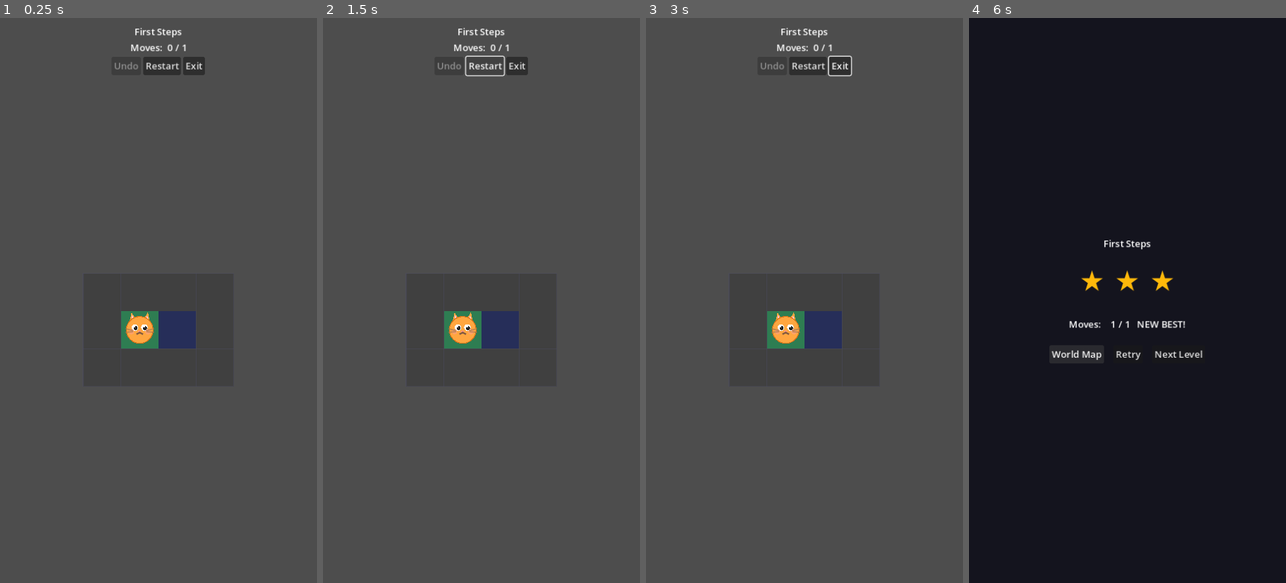
Above: before the commit, frames 1-4 (left to right).
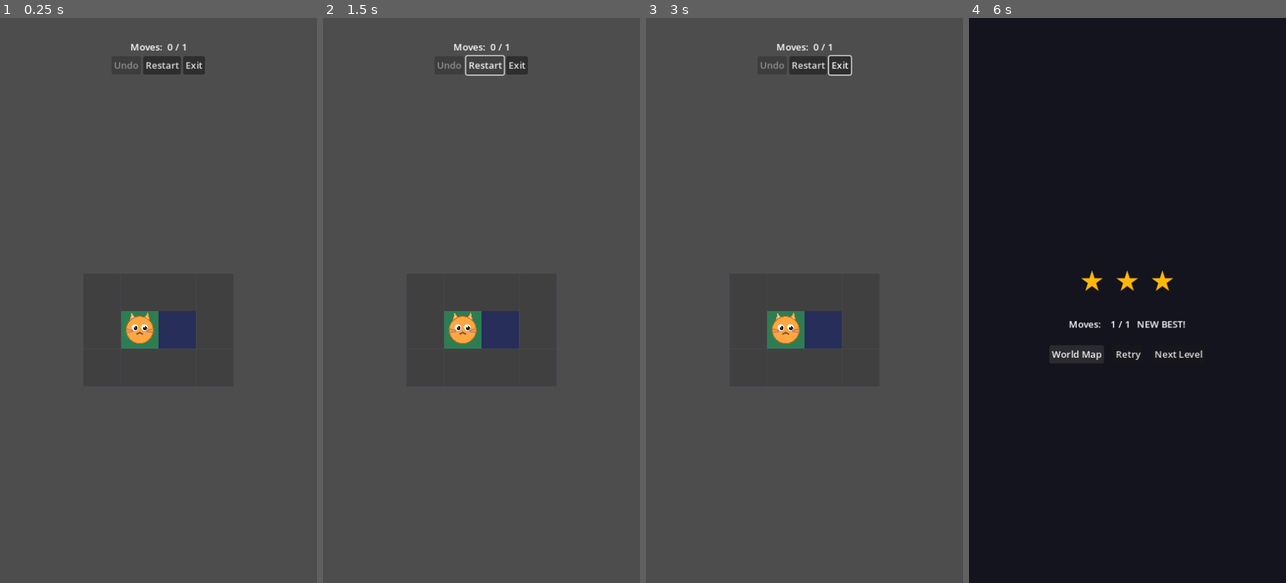
Above: after the commit, the same moments.

Repository: gracetyy/nekodash
Game: Godot game, scene res://scenes/gameplay/gameplay.tscn
The game is run twice, just before and just after one commit, with the same random seed, the same clock (stepped at 60 frames per second) and the same inputs.
Inputs (mouse positions are in pixels of both pictures, inside the frame that each line leads up to):
- Up to frame 1 (0.25 s): no input
- Up to frame 2 (1.5 s): click "Restart" at 0.5 s; click "Restart" at 1.25 s
- Up to frame 3 (3 s): click "Restart" at 2 s; tap Enter at 2.75 s; move the mouse to (874, 272) at 2.77 s; hold Right (ui_right) from 2.78 s (still down); tap R at 2.85 s; click (874, 272) at 2.92 s
- Up to frame 4 (6 s): tap Space at 3.02, 4.25, 5.75 s; release Right (ui_right) at 3.5 s; click "1 ☆☆☆" at 3.5 s; drag from (1064, 328) to (1111, 413) at 4.27 s; tap Enter at 5 s; move the mouse to (1159, 176) at 5.02 s; hold Right (ui_right) 5.03-5.75 s; tap 2 at 5.1 s; drag from (1111, 413) to (1032, 215) at 5.77 s

The runs differ from the first frame. In frame 1, 0.3% of the frame differs, in the area x 36-65%, y 1-11%; in frame 2, 0.4%; in frame 3, 0.4%; in frame 4, 0.1%.

Commit message:
feat: S4-10 LevelDataRedesign

Diff:
--- a/data/level_catalogue.tres
+++ b/data/level_catalogue.tres
@@ -1,13 +1,16 @@
-[gd_resource type="Resource" script_class="LevelCatalogue" load_steps=8 format=3]
+[gd_resource type="Resource" script_class="LevelCatalogue" load_steps=11 format=3 uid="uid://c24k85an56w4c"]
 
 [ext_resource type="Script" path="res://src/core/level_catalogue.gd" id="1"]
+[ext_resource type="Script" path="res://src/core/level_data.gd" id="1_j0u34"]
 [ext_resource type="Resource" path="res://data/levels/world1/w1_l1.tres" id="2"]
 [ext_resource type="Resource" path="res://data/levels/world1/w1_l2.tres" id="3"]
 [ext_resource type="Resource" path="res://data/levels/world1/w1_l3.tres" id="4"]
-[ext_resource type="Resource" path="res://data/levels/world1/w1_l4.tres" id="5"]
-[ext_resource type="Resource" path="res://data/levels/world1/w1_l5.tres" id="6"]
-[ext_resource type="Resource" path="res://data/levels/world1/w1_l6.tres" id="7"]
+[ext_resource type="Resource" uid="uid://icvhd46j20kb" path="res://data/levels/world1/w1_l4.tres" id="5"]
+[ext_resource type="Resource" uid="uid://dbljlmygffgio" path="res://data/levels/world1/w1_l5.tres" id="6"]
+[ext_resource type="Resource" uid="uid://cdakspfht8l06" path="res://data/levels/world1/w1_l6.tres" id="7"]
+[ext_resource type="Resource" path="res://data/levels/world1/w1_l7.tres" id="8"]
+[ext_resource type="Resource" path="res://data/levels/world1/w1_l8.tres" id="9"]
 
 [resource]
 script = ExtResource("1")
-levels = [ExtResource("2"), ExtResource("3"), ExtResource("4"), ExtResource("5"), ExtResource("6"), ExtResource("7")]
+levels = Array[ExtResource("1_j0u34")]([ExtResource("2"), ExtResource("3"), ExtResource("4"), ExtResource("5"), ExtResource("6"), ExtResource("7"), ExtResource("8"), ExtResource("9")])
--- a/data/levels/world1/w1_l1.tres
+++ b/data/levels/world1/w1_l1.tres
@@ -1,4 +1,4 @@
-[gd_resource type="Resource" script_class="LevelData" load_steps=2 format=3]
+[gd_resource type="Resource" script_class="LevelData" load_steps=2 format=3 uid="uid://c6yste2o24iic"]
 
 [ext_resource type="Script" path="res://src/core/level_data.gd" id="1"]
 
@@ -7,7 +7,7 @@
 level_id = "w1_l1"
 world_id = 1
 level_index = 1
-display_name = "First Steps"
+display_name = ""
 grid_width = 4
 grid_height = 3
 walkability_tiles = PackedInt32Array(1, 1, 1, 1, 1, 0, 0, 1, 1, 1, 1, 1)
--- a/data/levels/world1/w1_l2.tres
+++ b/data/levels/world1/w1_l2.tres
@@ -1,4 +1,4 @@
-[gd_resource type="Resource" script_class="LevelData" load_steps=2 format=3]
+[gd_resource type="Resource" script_class="LevelData" load_steps=2 format=3 uid="uid://c2lp1fqyfjo6d"]
 
 [ext_resource type="Script" path="res://src/core/level_data.gd" id="1"]
 
@@ -7,7 +7,7 @@
 level_id = "w1_l2"
 world_id = 1
 level_index = 2
-display_name = "Turn the Corner"
+display_name = ""
 grid_width = 4
 grid_height = 4
 walkability_tiles = PackedInt32Array(1, 1, 1, 1, 1, 0, 0, 1, 1, 0, 0, 1, 1, 1, 1, 1)
--- a/data/levels/world1/w1_l3.tres
+++ b/data/levels/world1/w1_l3.tres
@@ -1,4 +1,4 @@
-[gd_resource type="Resource" script_class="LevelData" load_steps=2 format=3]
+[gd_resource type="Resource" script_class="LevelData" load_steps=2 format=3 uid="uid://cx7x6n0egl2bi"]
 
 [ext_resource type="Script" path="res://src/core/level_data.gd" id="1"]
 
@@ -7,7 +7,7 @@
 level_id = "w1_l3"
 world_id = 1
 level_index = 3
-display_name = "Central Wall"
+display_name = ""
 grid_width = 5
 grid_height = 5
 walkability_tiles = PackedInt32Array(1, 1, 1, 1, 1, 1, 0, 0, 0, 1, 1, 0, 1, 0, 1, 1, 0, 0, 0, 1, 1, 1, 1, 1, 1)
--- a/data/levels/world1/w1_l4.tres
+++ b/data/levels/world1/w1_l4.tres
@@ -7,13 +7,13 @@
 level_id = "w1_l4"
 world_id = 1
 level_index = 4
-display_name = "Side Step"
+display_name = ""
 grid_width = 6
-grid_height = 4
-walkability_tiles = PackedInt32Array(1, 1, 1, 1, 1, 1, 1, 0, 0, 0, 0, 1, 1, 0, 0, 1, 0, 1, 1, 1, 1, 1, 1, 1)
-obstacle_tiles = PackedInt32Array(0, 0, 0, 0, 0, 0, 0, 0, 0, 0, 0, 0, 0, 0, 0, 1, 0, 0, 0, 0, 0, 0, 0, 0)
+grid_height = 6
+walkability_tiles = PackedInt32Array(1, 1, 1, 1, 1, 1, 1, 0, 0, 0, 1, 1, 1, 0, 0, 0, 0, 1, 1, 0, 0, 0, 0, 1, 1, 1, 0, 0, 0, 1, 1, 1, 1, 1, 1, 1)
+obstacle_tiles = PackedInt32Array(0, 0, 0, 0, 0, 0, 0, 0, 0, 0, 1, 0, 0, 0, 0, 0, 0, 0, 0, 0, 0, 0, 0, 0, 0, 1, 0, 0, 0, 0, 0, 0, 0, 0, 0, 0)
 cat_start = Vector2i(1, 1)
-minimum_moves = 5
-star_3_moves = 6
-star_2_moves = 7
-star_1_moves = 10
+minimum_moves = 8
+star_3_moves = 9
+star_2_moves = 11
+star_1_moves = 16
--- a/data/levels/world1/w1_l5.tres
+++ b/data/levels/world1/w1_l5.tres
@@ -7,13 +7,13 @@
 level_id = "w1_l5"
 world_id = 1
 level_index = 5
-display_name = "Double S"
-grid_width = 5
+display_name = ""
+grid_width = 6
 grid_height = 6
-walkability_tiles = PackedInt32Array(1, 1, 1, 1, 1, 1, 0, 0, 0, 1, 1, 0, 1, 0, 1, 1, 0, 0, 0, 1, 1, 0, 0, 1, 1, 1, 1, 1, 1, 1)
-obstacle_tiles = PackedInt32Array(0, 0, 0, 0, 0, 0, 0, 0, 0, 0, 0, 0, 1, 0, 0, 0, 0, 0, 0, 0, 0, 0, 0, 1, 0, 0, 0, 0, 0, 0)
+walkability_tiles = PackedInt32Array(1, 1, 1, 1, 1, 1, 1, 0, 0, 1, 0, 1, 1, 0, 0, 0, 0, 1, 1, 0, 0, 0, 0, 1, 1, 0, 1, 0, 0, 1, 1, 1, 1, 1, 1, 1)
+obstacle_tiles = PackedInt32Array(0, 0, 0, 0, 0, 0, 0, 0, 0, 1, 0, 0, 0, 0, 0, 0, 0, 0, 0, 0, 0, 0, 0, 0, 0, 0, 1, 0, 0, 0, 0, 0, 0, 0, 0, 0)
 cat_start = Vector2i(1, 1)
-minimum_moves = 6
-star_3_moves = 7
-star_2_moves = 9
-star_1_moves = 12
+minimum_moves = 9
+star_3_moves = 10
+star_2_moves = 12
+star_1_moves = 18
--- a/data/levels/world1/w1_l6.tres
+++ b/data/levels/world1/w1_l6.tres
@@ -7,13 +7,13 @@
 level_id = "w1_l6"
 world_id = 1
 level_index = 6
-display_name = "Three Turn"
+display_name = ""
 grid_width = 6
-grid_height = 5
-walkability_tiles = PackedInt32Array(1, 1, 1, 1, 1, 1, 1, 0, 0, 1, 0, 1, 1, 0, 0, 0, 0, 1, 1, 0, 1, 0, 0, 1, 1, 1, 1, 1, 1, 1)
-obstacle_tiles = PackedInt32Array(0, 0, 0, 0, 0, 0, 0, 0, 0, 1, 0, 0, 0, 0, 0, 0, 0, 0, 0, 0, 1, 0, 0, 0, 0, 0, 0, 0, 0, 0)
+grid_height = 6
+walkability_tiles = PackedInt32Array(1, 1, 1, 1, 1, 1, 1, 0, 0, 0, 1, 1, 1, 0, 0, 0, 0, 1, 1, 1, 0, 0, 0, 1, 1, 0, 0, 1, 0, 1, 1, 1, 1, 1, 1, 1)
+obstacle_tiles = PackedInt32Array(0, 0, 0, 0, 0, 0, 0, 0, 0, 0, 1, 0, 0, 0, 0, 0, 0, 0, 0, 1, 0, 0, 0, 0, 0, 0, 0, 1, 0, 0, 0, 0, 0, 0, 0, 0)
 cat_start = Vector2i(1, 1)
-minimum_moves = 8
-star_3_moves = 9
-star_2_moves = 11
-star_1_moves = 16
+minimum_moves = 11
+star_3_moves = 12
+star_2_moves = 15
+star_1_moves = 22
--- /dev/null
+++ b/data/levels/world1/w1_l7.tres
@@ -0,0 +1,19 @@
+[gd_resource type="Resource" script_class="LevelData" load_steps=2 format=3 uid="uid://k2imoh14onqg"]
+
+[ext_resource type="Script" path="res://src/core/level_data.gd" id="1"]
+
+[resource]
+script = ExtResource("1")
+level_id = "w1_l7"
+world_id = 1
+level_index = 7
+display_name = ""
+grid_width = 7
+grid_height = 7
+walkability_tiles = PackedInt32Array(1, 1, 1, 1, 1, 1, 1, 1, 0, 0, 0, 0, 0, 1, 1, 0, 0, 1, 0, 0, 1, 1, 0, 0, 0, 0, 0, 1, 1, 1, 0, 0, 0, 0, 1, 1, 0, 0, 0, 0, 1, 1, 1, 1, 1, 1, 1, 1, 1)
+obstacle_tiles = PackedInt32Array(0, 0, 0, 0, 0, 0, 0, 0, 0, 0, 0, 0, 0, 0, 0, 0, 0, 1, 0, 0, 0, 0, 0, 0, 0, 0, 0, 0, 0, 1, 0, 0, 0, 0, 0, 0, 0, 0, 0, 0, 1, 0, 0, 0, 0, 0, 0, 0, 0)
+cat_start = Vector2i(1, 1)
+minimum_moves = 11
+star_3_moves = 12
+star_2_moves = 15
+star_1_moves = 22
--- /dev/null
+++ b/data/levels/world1/w1_l8.tres
@@ -0,0 +1,19 @@
+[gd_resource type="Resource" script_class="LevelData" load_steps=2 format=3 uid="uid://ccmbqmsuyxiwy"]
+
+[ext_resource type="Script" path="res://src/core/level_data.gd" id="1"]
+
+[resource]
+script = ExtResource("1")
+level_id = "w1_l8"
+world_id = 1
+level_index = 8
+display_name = ""
+grid_width = 7
+grid_height = 7
+walkability_tiles = PackedInt32Array(1, 1, 1, 1, 1, 1, 1, 1, 0, 0, 1, 0, 0, 1, 1, 0, 0, 0, 0, 0, 1, 1, 1, 0, 0, 0, 0, 1, 1, 0, 0, 0, 0, 0, 1, 1, 0, 0, 0, 1, 0, 1, 1, 1, 1, 1, 1, 1, 1)
+obstacle_tiles = PackedInt32Array(0, 0, 0, 0, 0, 0, 0, 0, 0, 0, 1, 0, 0, 0, 0, 0, 0, 0, 0, 0, 0, 0, 1, 0, 0, 0, 0, 0, 0, 0, 0, 0, 0, 0, 0, 0, 0, 0, 0, 1, 0, 0, 0, 0, 0, 0, 0, 0, 0)
+cat_start = Vector2i(1, 1)
+minimum_moves = 12
+star_3_moves = 13
+star_2_moves = 16
+star_1_moves = 24
--- a/tests/test_level_data.gd
+++ b/tests/test_level_data.gd
@@ -89,7 +89,7 @@
 	var level: LevelData = _load_level(W1_L1_PATH)
 	assert_eq(level.world_id, 1)
 	assert_eq(level.level_index, 1)
-	assert_eq(level.display_name, "First Steps")
+	assert_eq(level.display_name, "")
 
 
 func test_level_w1_l1_grid_dimensions() -> void:
@@ -146,7 +146,7 @@
 	var level: LevelData = _load_level(W1_L2_PATH)
 	assert_eq(level.world_id, 1)
 	assert_eq(level.level_index, 2)
-	assert_eq(level.display_name, "Turn the Corner")
+	assert_eq(level.display_name, "")
 
 
 func test_level_w1_l2_grid_dimensions() -> void:
@@ -203,7 +203,7 @@
 	var level: LevelData = _load_level(W1_L3_PATH)
 	assert_eq(level.world_id, 1)
 	assert_eq(level.level_index, 3)
-	assert_eq(level.display_name, "Central Wall")
+	assert_eq(level.display_name, "")
 
 
 func test_level_w1_l3_grid_dimensions() -> void:
